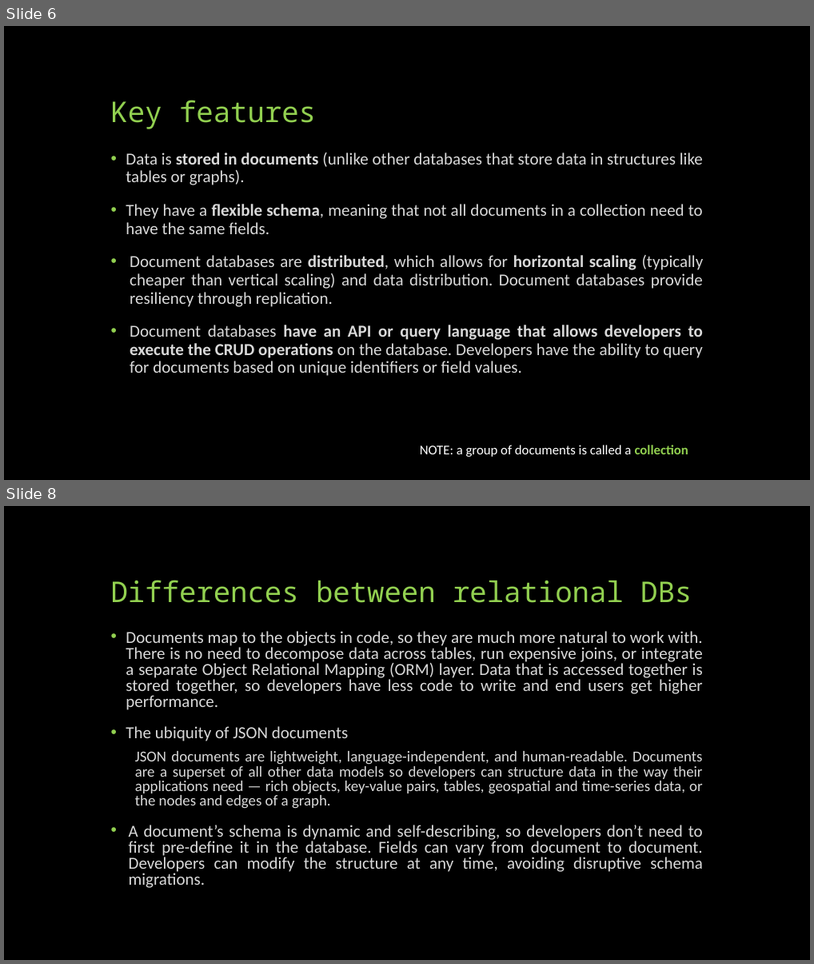
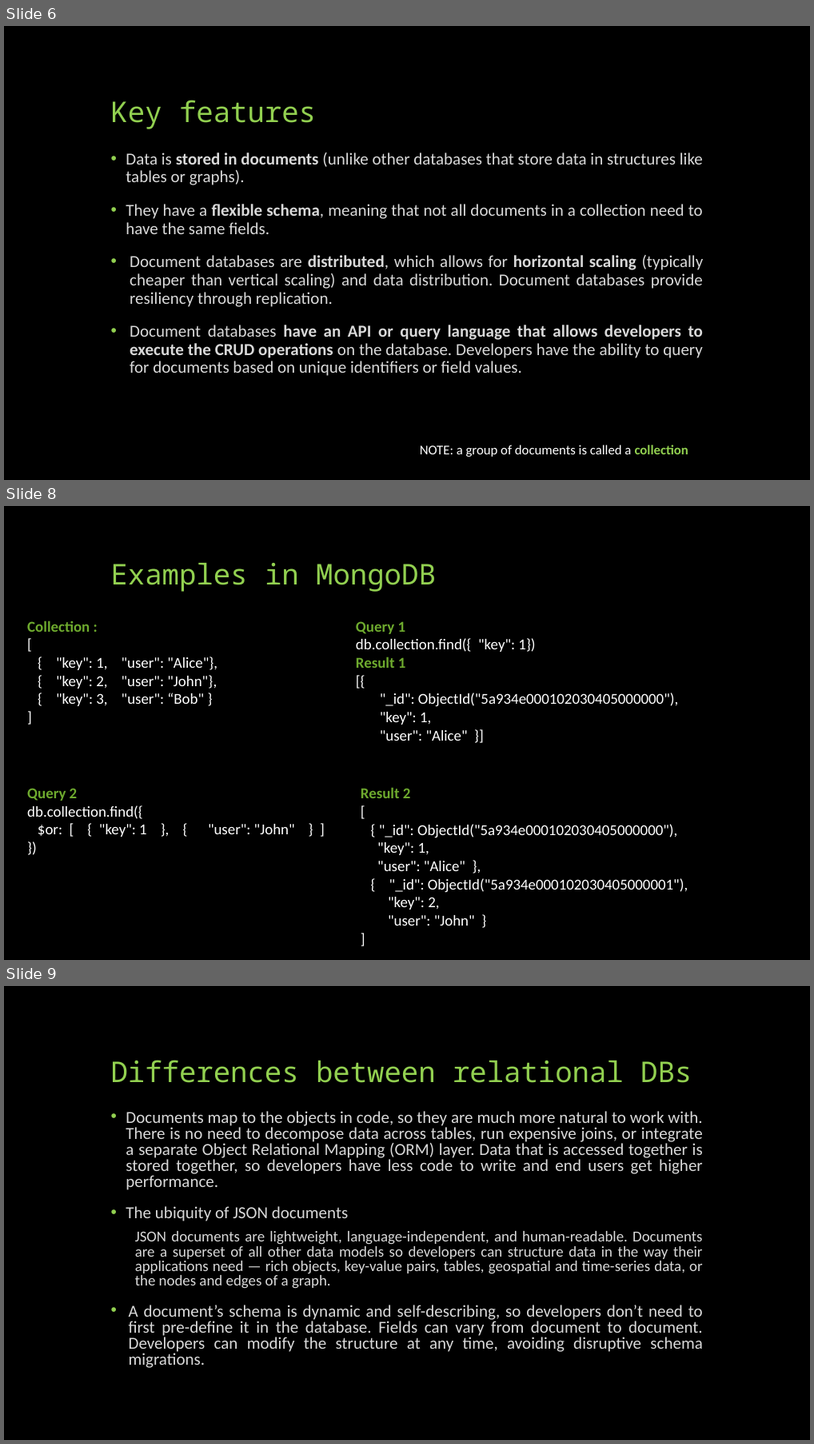
Before and after one commit to MnAppsNet/DominanceQueries, a slide deck: NOSQL - document stores.pptx. Shown one above the other, each under a label of ours: slides 6 and 8 before the commit, slides 6, 8 and 9 after it; the slides between them are not shown. The pictures are 814x964 and 814x1444 pixels, drawn with LibreOffice and Linux fonts; fonts in the diff are those of the drawing. Boxes give left, top, right and bottom in pixels: in the first picture for what was removed or moved away, otherwise in the second. Text is boxed around its words. In the diff, an @@ line names an element or a change of style, - is before the commit and + after.

Commit message:
Update presentation

```diff
--- a/NOSQL - document stores.pptx
+++ b/NOSQL - document stores.pptx
@@ slide 8 added at [4,506,810,960], background #000000 @@
@@ title added at [111,563,436,592], 34 pt, text #92D050 @@
+Examples in MongoDB
@@ text added at [27,620,218,706], 18 pt, text #FFFFFF @@
+Collection :
+[
+{ "key": 1, "user": "Alice"},
+{ "key": 2, "user": "John"},
+{ "key": 3, "user": “Bob" }
+]
@@ text added at [356,621,678,740], 18 pt, text #FFFFFF @@
+Query 1
+db.collection.find({ "key": 1})
+Result 1
+[{
+"_id": ObjectId("5a934e000102030405000000"),
+"key": 1,
+"user": "Alice" }]
@@ text added at [27,788,295,836], 18 pt, text #FFFFFF @@
+Query 2
+db.collection.find({
+$or: [ { "key": 1 }, { "user": "John" } ]
+})
@@ text added at [361,787,688,925], 18 pt, text #FFFFFF @@
+Result 2
+[
+{ "_id": ObjectId("5a934e000102030405000000"),
+"key": 1,
+"user": "Alice" },
+{ "_id": ObjectId("5a934e000102030405000001"),
+"key": 2,
+"user": "John" }
+]
@@ what was slide 8 is now slide 9 @@
```
Also in this commit, not shown: 1 other slide added, 1 slide removed, 11 other files.
